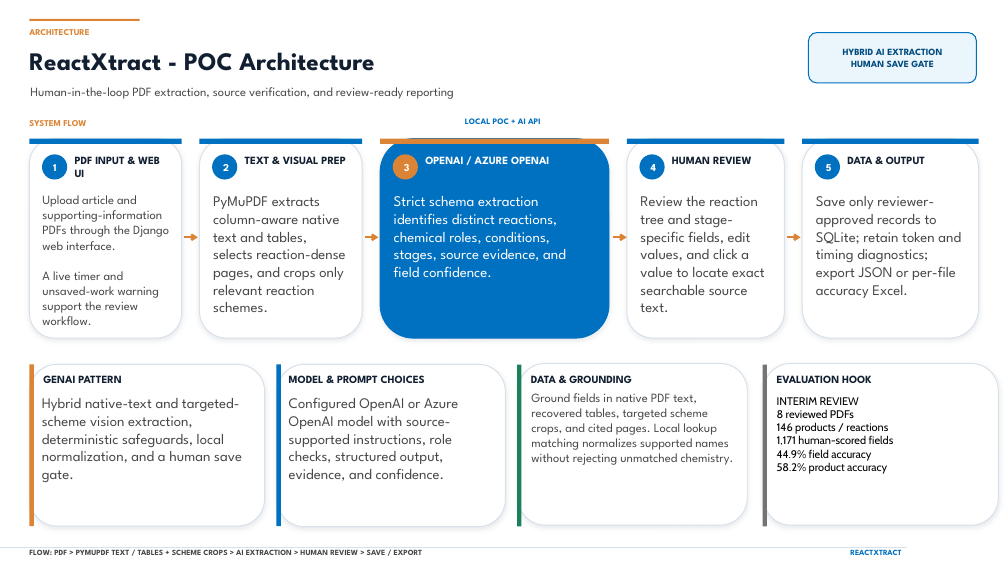
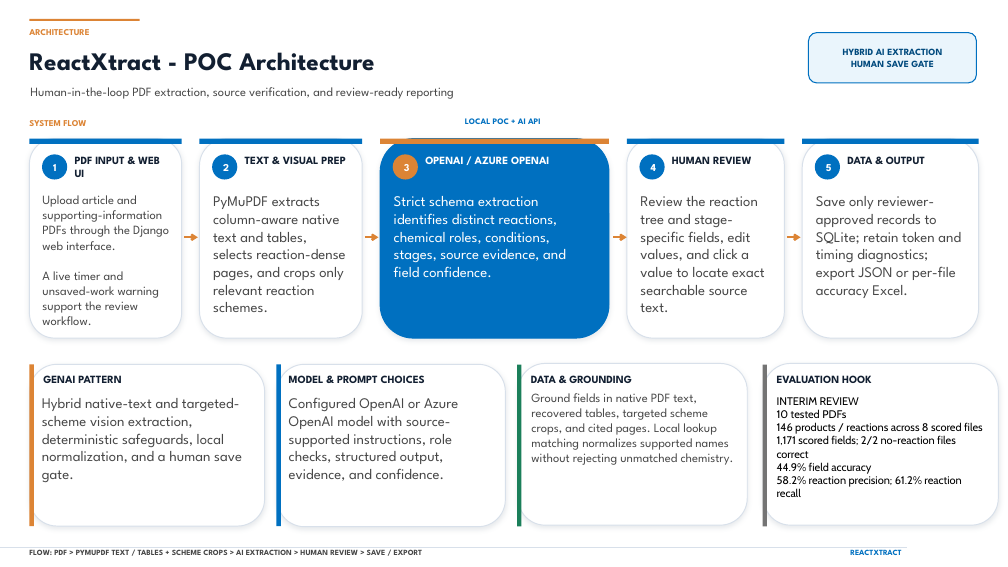
Before and after one commit to inno-mxrvs/ReactXtract, a slide deck: slide 3 of ReactXtract_Pitch_Deck.pptx (slide 2 before the commit). Drawn at 1008x567 pixels with LibreOffice and Linux fonts; fonts in the diff are those of the drawing. Boxes give left, top, right and bottom in pixels: in the first picture for what was removed or moved away, otherwise in the second. Text is boxed around its words. In the diff, an @@ line names an element or a change of style, - is before the commit and + after.

```diff
--- a/ReactXtract_Pitch_Deck.pptx
+++ b/ReactXtract_Pitch_Deck.pptx
@@ text at (777,409,983,458): text changed @@
-8 reviewed PDFs
-146 products / reactions
-1,171 human-scored fields
+10 tested PDFs
+146 products / reactions across 8 scored files
+1,171 scored fields; 2/2 no-reaction files correct
@@ text at (777,476,961,497): text changed @@
-58.2% product accuracy
+58.2% reaction precision; 61.2% reaction recall
```
Also in this commit, not shown: 2 other slides changed, 1 slide added, 1 other file.
